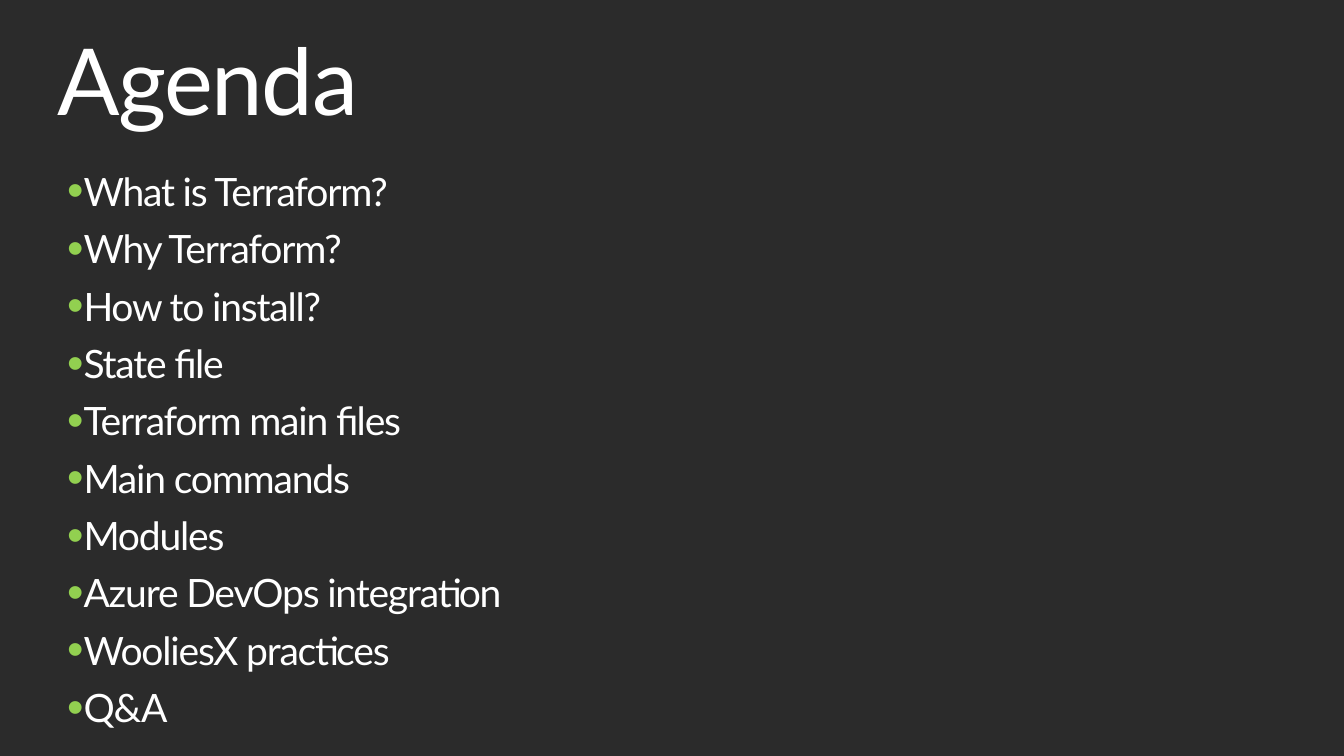
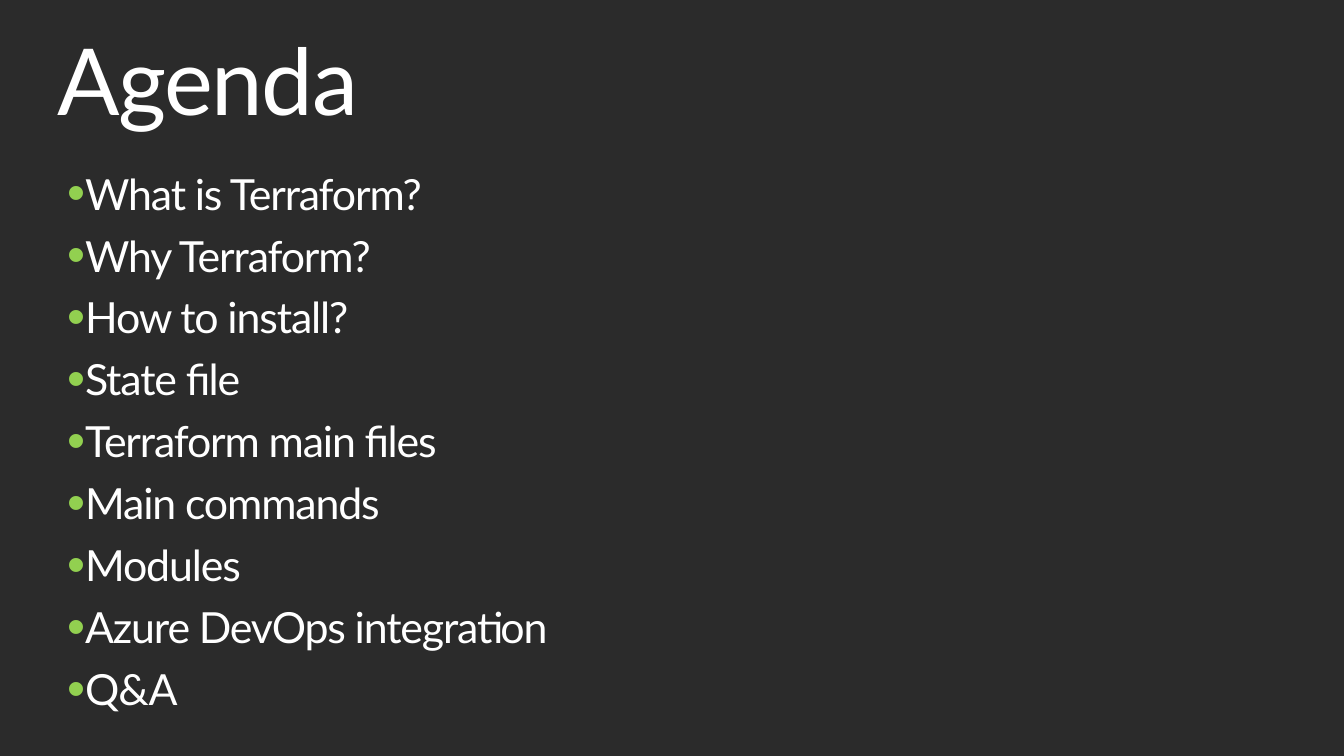
Before and after one commit to ahmedig/terraform-demo, a slide deck: slide 2 of Terraform showcase - Ahmed Elsayed.pptx. Drawn at 1344x756 pixels with LibreOffice and Linux fonts; fonts in the diff are those of the drawing; background and template pictures are left out; a plain dark background stands for a picture behind light text. Boxes give left, top, right and bottom in pixels: in the first picture for what was removed or moved away, otherwise in the second. Text is boxed around its words. In the diff, an @@ line names an element or a change of style, - is before the commit and + after.

```diff
--- a/Terraform showcase - Ahmed Elsayed.pptx
+++ b/Terraform showcase - Ahmed Elsayed.pptx
@@ text "What is Terraform?" at [85,178,548,712]: size 27.9 to 30.6 pt @@
@@ text at [84,636,390,672]: paragraph removed @@
-• WooliesX practices
```
Also in this commit, not shown: 1 other slide changed, 4 slides added, 1 slide removed, 1 other file.
